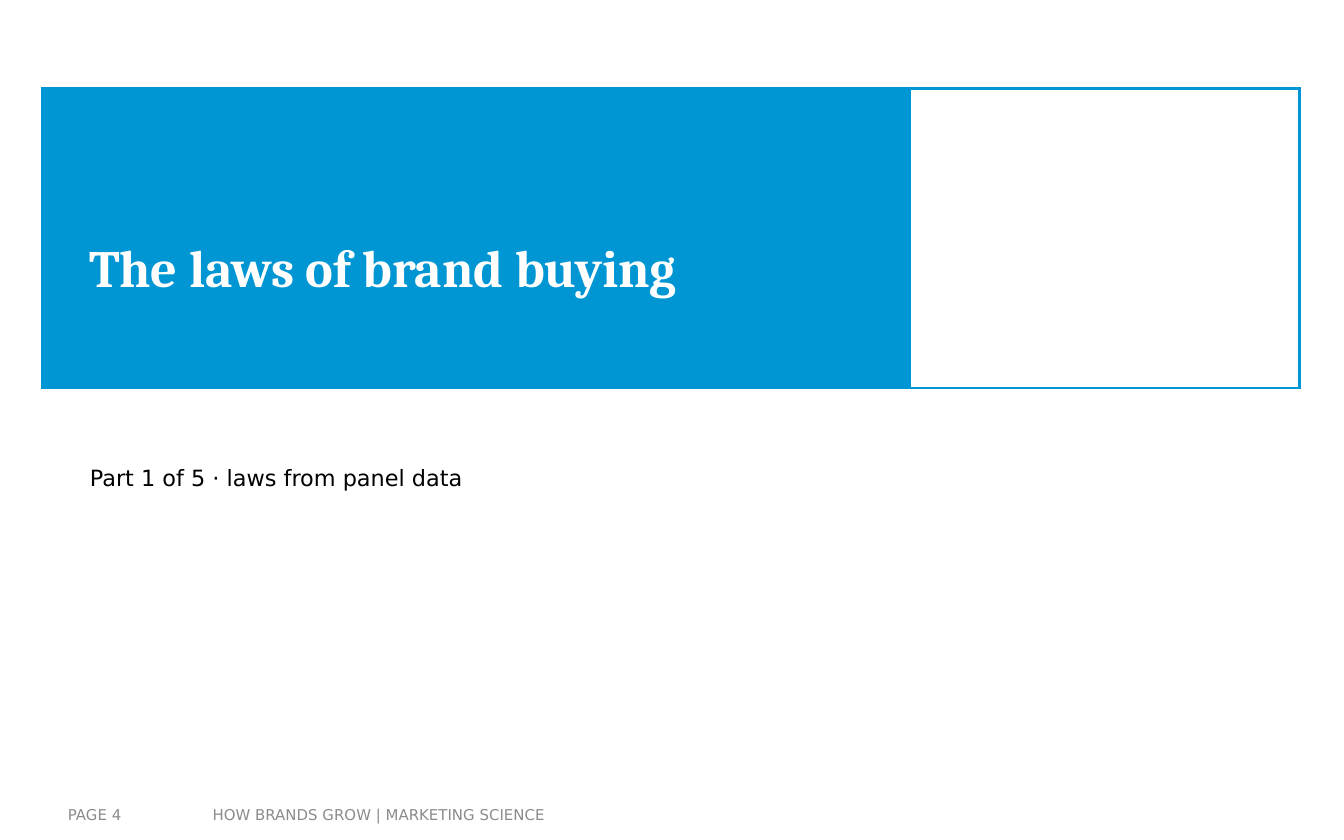
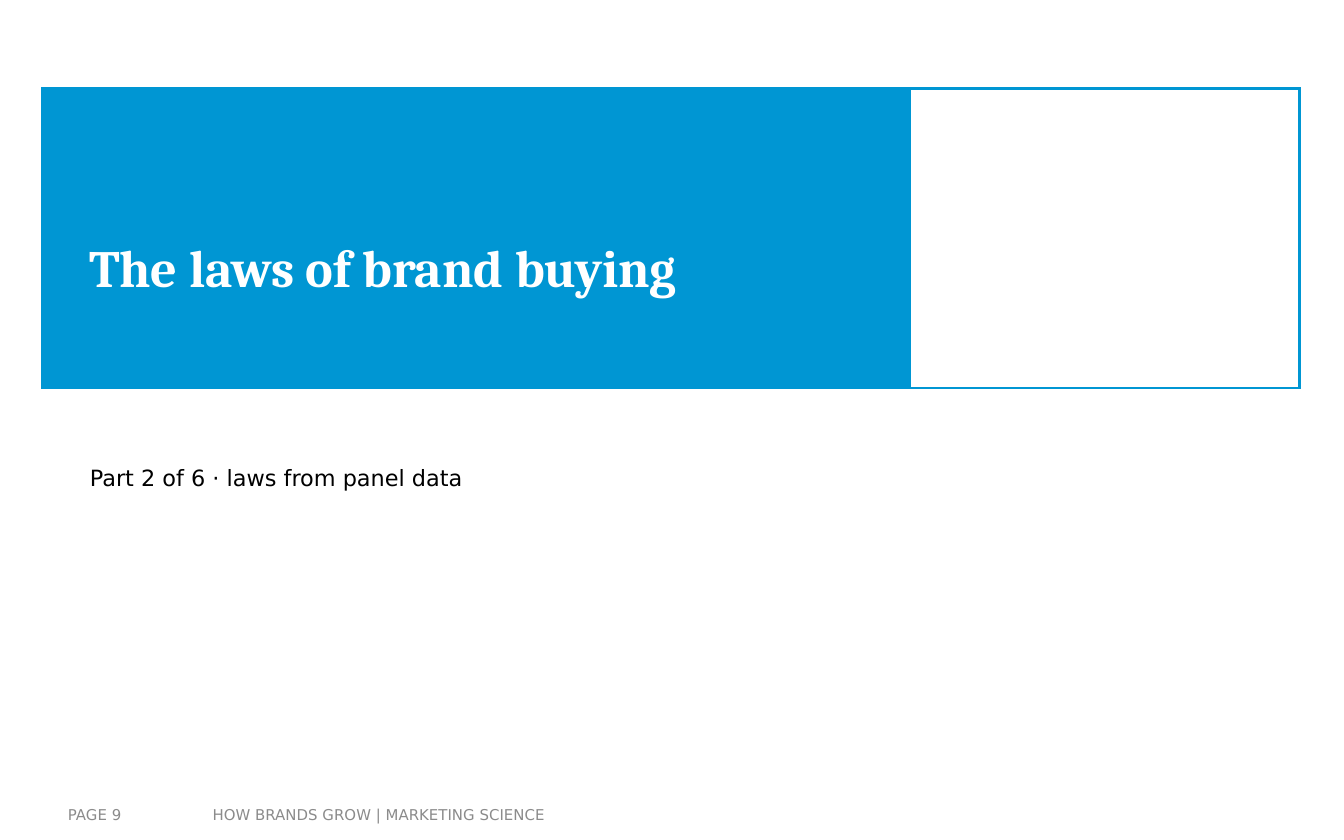
Before and after one commit to arnefloh-wu/international-marketing-analytics-teaching, a slide deck: slide 9 of slides/how-brands-grow_double-jeopardy-and-distinctiveness_WT26-27.pptx (slide 4 before the commit). Drawn at 1344x840 pixels with LibreOffice and Linux fonts; fonts in the diff are those of the drawing; background and template pictures are left out. Boxes give left, top, right and bottom in pixels: in the first picture for what was removed or moved away, otherwise in the second. Text is boxed around its words. In the diff, an @@ line names an element or a change of style, - is before the commit and + after.

```diff
--- a/slides/how-brands-grow_double-jeopardy-and-distinctiveness_WT26-27.pptx
+++ b/slides/how-brands-grow_double-jeopardy-and-distinctiveness_WT26-27.pptx
@@ text at (x1=90, y1=469, x2=462, y2=491): text changed @@
-Part 1 of 5 · laws from panel data
+Part 2 of 6 · laws from panel data
@@ page number at (x1=68, y1=809, x2=121, y2=820): text changed @@
-PAGE 4
+PAGE 9
```
Also in this commit, not shown: 11 other slides changed, 9 slides added, 1 slide removed, 2 other files.
